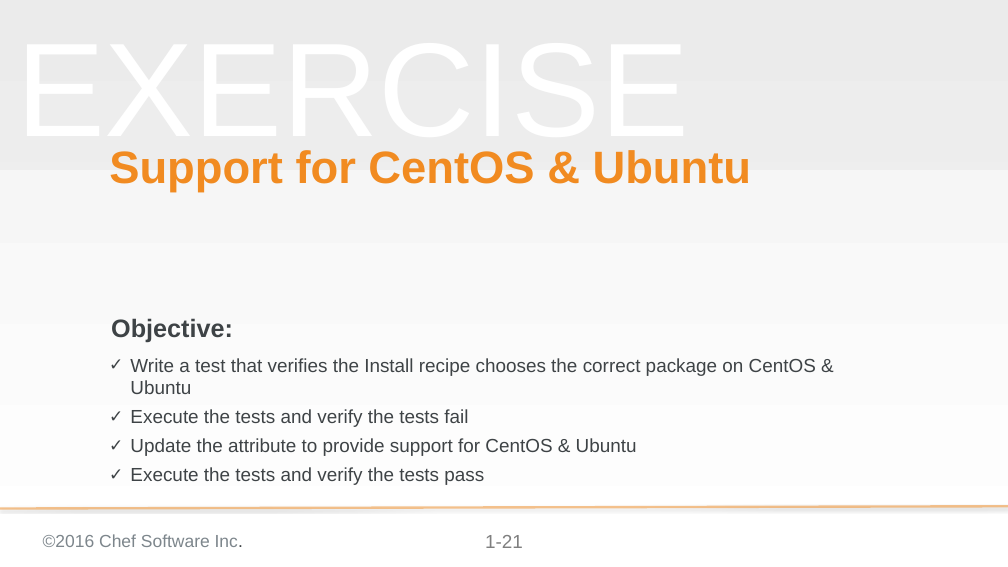
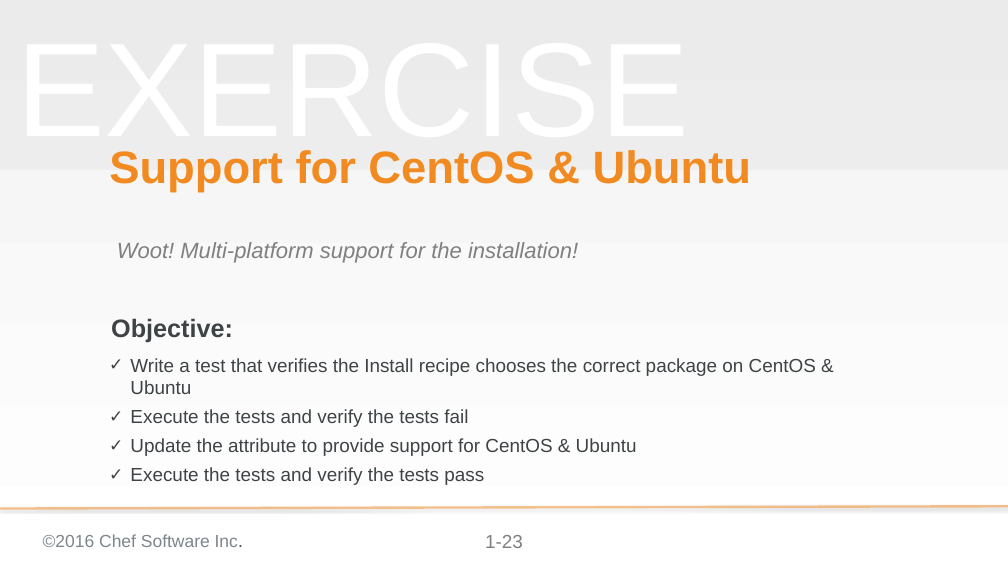
Before and after one commit to chef-training/test_driven_cookbook_development, a slide deck: slide 23 of 08-refactoring_for_multiple_platforms.pptx (slide 21 before the commit). Drawn at 1008x567 pixels with LibreOffice and Linux fonts; fonts in the diff are those of the drawing; background and template pictures are left out. Boxes give left, top, right and bottom in pixels: in the first picture for what was removed or moved away, otherwise in the second. Text is boxed around its words. In the diff, an @@ line names an element or a change of style, - is before the commit and + after.

```diff
--- a/08-refactoring_for_multiple_platforms.pptx
+++ b/08-refactoring_for_multiple_platforms.pptx
@@ text added at [117, 242, 578, 263], 28 pt, text #808080, italic @@
+Woot! Multi-platform support for the installation!
@@ page number at [485, 535, 523, 548]: text changed @@
-1-21
+1-23
```
Also in this commit, not shown: 36 other slides changed, 3 slides added.
